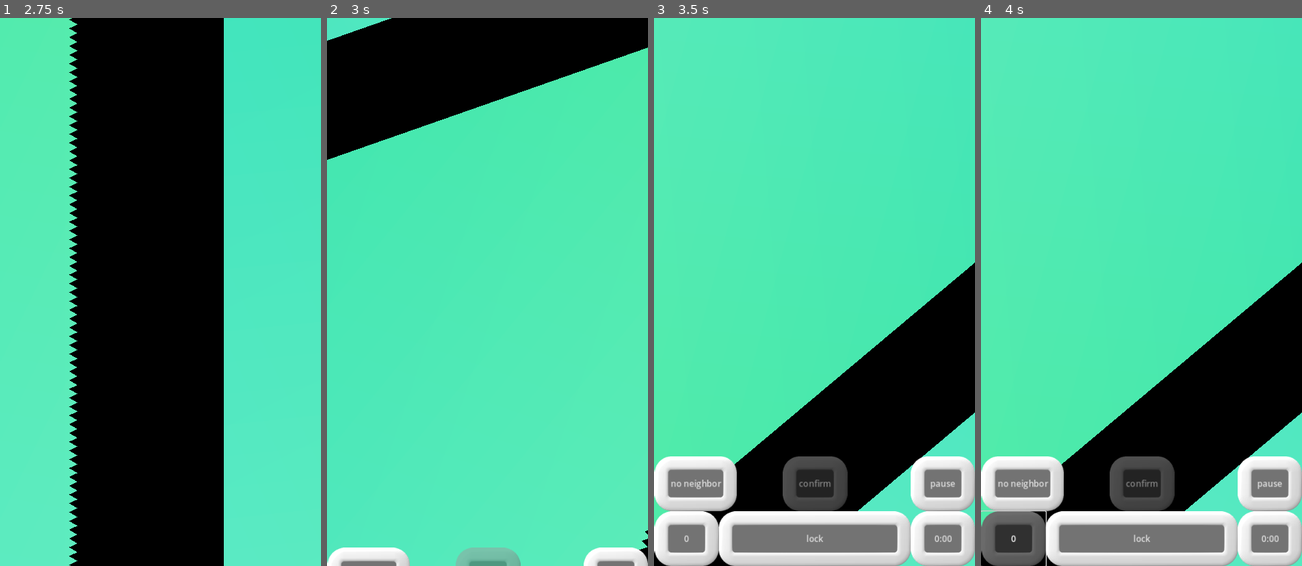
Above: before the commit, frames 1-4 (left to right).
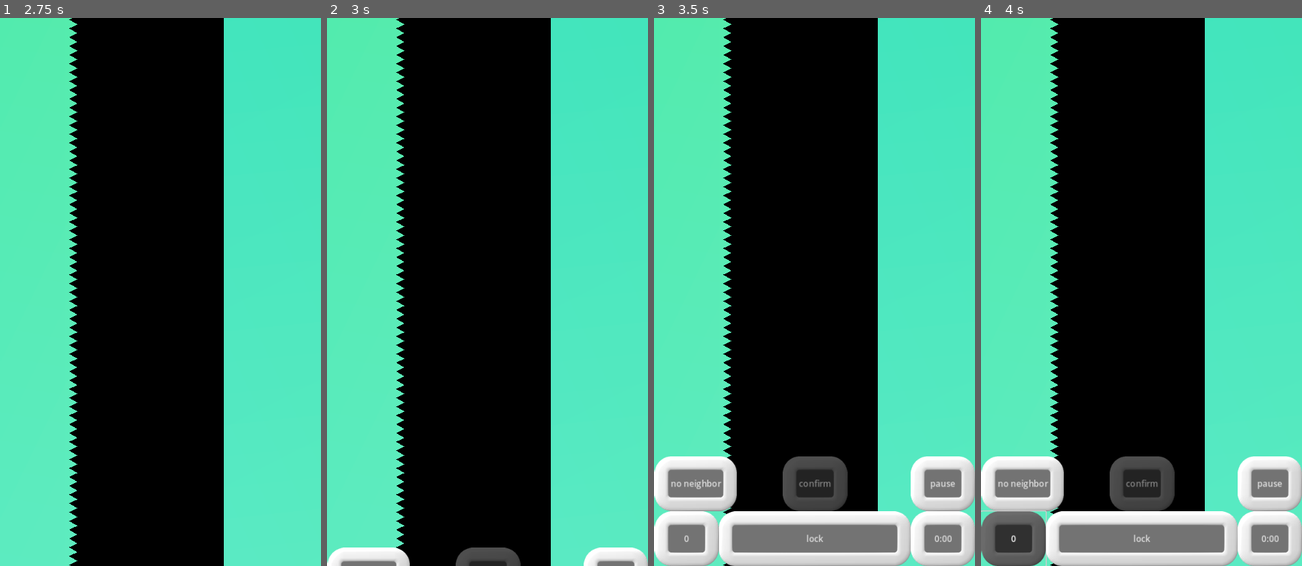
Above: after the commit, the same moments.

Repository: WalynC/sphereSweeperGodot
Game: Godot game, scene res://mainScenes/game.tscn
Same seed, same stepped clock (60 frames per second), same inputs: the game is played once before the commit and once after it.
Inputs (mouse positions are in pixels of both pictures, inside the frame that each line leads up to):
- Up to frame 1 (2.75 s): click "pause" at 0.5 s; move the mouse to (231, 264) at 1.27 s; hold Down (scroll_down) 1.28-2 s; click (231, 264) at 1.42 s; click "new" at 2 s
- Up to frame 2 (3 s): drag from (423, 319) to (471, 401) at 2.77 s
- Up to frame 3 (3.5 s): no input
- Up to frame 4 (4 s): click "0" at 3.5 s

Frame 1 is identical in both runs. In frame 2, 47% of the frame differs, in the area x 0-100%, y 0-100%; in frame 3, 42%; in frame 4, 42%.

Commit message:
Fixed being able to rotate sphere when in a non-win paused state

Diff:
--- a/mainScenes/game.tscn
+++ b/mainScenes/game.tscn
@@ -51,7 +51,7 @@
 
 [sub_resource type="ArrayMesh" id="ArrayMesh_cy6in"]
 
-[node name="Node3D" type="Node3D" node_paths=PackedStringArray("mainMesh", "iconMesh", "glowMesh", "controls", "visLoad", "worldPivot")]
+[node name="Node3D" type="Node3D" node_paths=PackedStringArray("mainMesh", "iconMesh", "glowMesh", "controls", "visLoad", "worldPivot", "controlBlocker")]
 script = ExtResource("1_phl8j")
 mainMesh = NodePath("WorldPivot/board")
 iconMesh = NodePath("WorldPivot/icosphere")
@@ -59,6 +59,7 @@
 controls = NodePath("Controls")
 visLoad = NodePath("VisualLoader")
 worldPivot = NodePath("WorldPivot")
+controlBlocker = NodePath("ControlRoot/controlBlocker")
 
 [node name="WorldEnvironment" type="WorldEnvironment" parent="."]
 environment = SubResource("Environment_mnlou")
@@ -133,6 +134,15 @@
 grow_vertical = 2
 mouse_filter = 1
 
+[node name="controlBlocker" type="Control" parent="ControlRoot"]
+visible = false
+layout_mode = 1
+anchors_preset = 15
+anchor_right = 1.0
+anchor_bottom = 1.0
+grow_horizontal = 2
+grow_vertical = 2
+
 [node name="lose_screen" parent="ControlRoot" node_paths=PackedStringArray("gm", "gameUI") instance=ExtResource("5_ya7ol")]
 layout_mode = 1
 offset_top = 1024.0
--- a/scripts/GameManager.gd
+++ b/scripts/GameManager.gd
@@ -33,6 +33,7 @@
 @export var controls: Controls
 @export var visLoad: VisualLoader
 @export var worldPivot: Node3D
+@export var controlBlocker : Control
 
 # Called when the node enters the scene tree for the first time.
 func _ready():
@@ -58,6 +59,7 @@
 	VisualTheme.won()
 
 func lose():
+	controlBlocker.visible = true
 	emit_signal("loseEvent")
 	VisualTheme.lost()
 
--- a/scripts/GameUI.gd
+++ b/scripts/GameUI.gd
@@ -50,6 +50,7 @@
 
 func unpause():
 	gm.paused = false
+	gm.controlBlocker.visible = false
 
 func exit_screen():
 	UserSettings.SaveGameUISettings()
@@ -59,6 +60,7 @@
 	return tween
 
 func pause():
+	gm.controlBlocker.visible = true
 	exit_screen().tween_callback(pauseScreen.enter_screen)
 
 func confirm():
